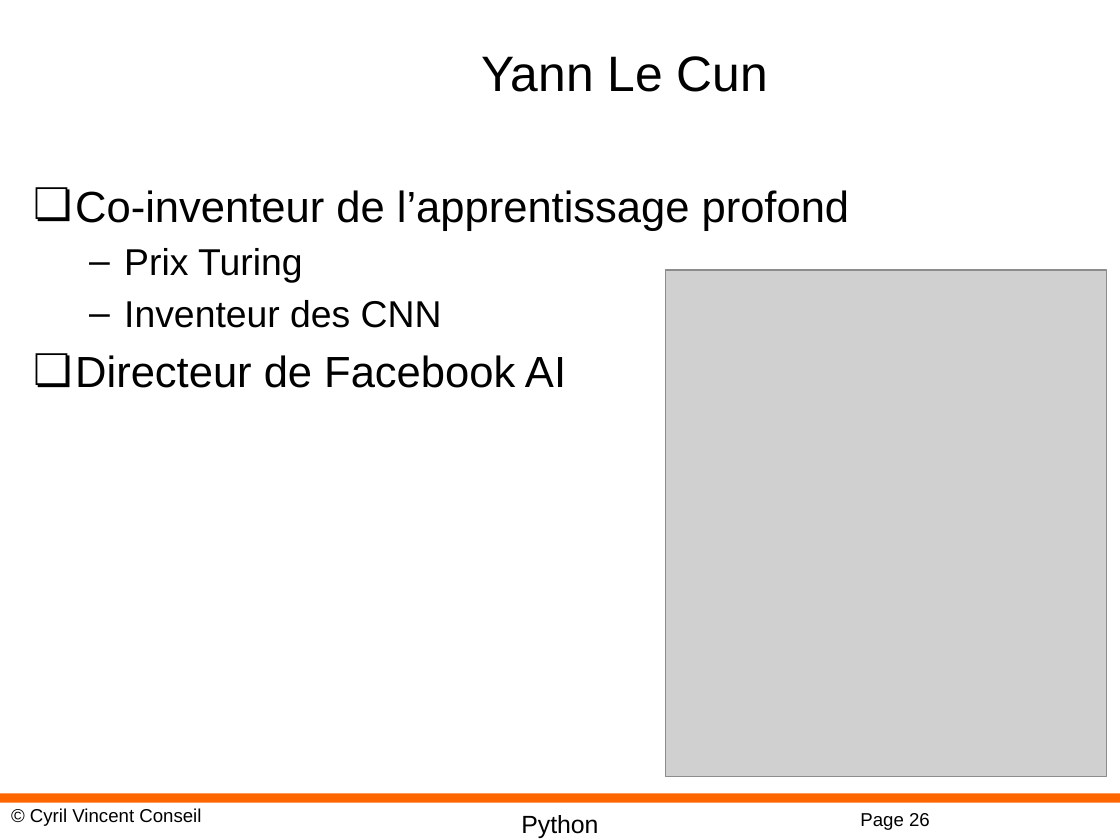
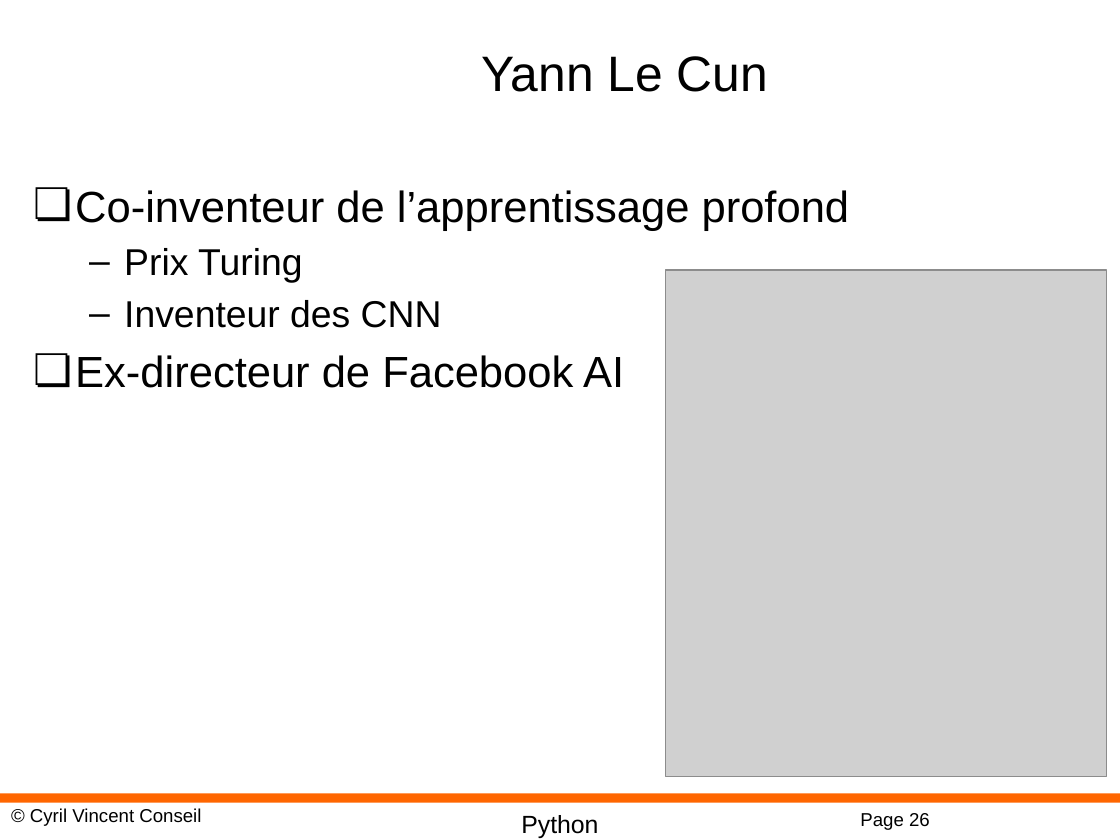
Before and after one commit to cyrilvincent/ia_industrie, a slide deck: slide 26 of ppt/IndusAI01-Intro.pptx. Drawn at 1120x840 pixels with LibreOffice and Linux fonts; fonts in the diff are those of the drawing; grey boxes stand for pictures; background and template pictures are left out. Boxes give left, top, right and bottom in pixels: in the first picture for what was removed or moved away, otherwise in the second. Text is boxed around its words. In the diff, an @@ line names an element or a change of style, - is before the commit and + after.

```diff
--- a/ppt/IndusAI01-Intro.pptx
+++ b/ppt/IndusAI01-Intro.pptx
@@ text at box(75, 355, 624, 388): text changed @@
-❏ Directeur de Facebook AI
+❏ Ex-directeur de Facebook AI
```
Also in this commit, not shown: 1 other slide changed, 2 other files.
